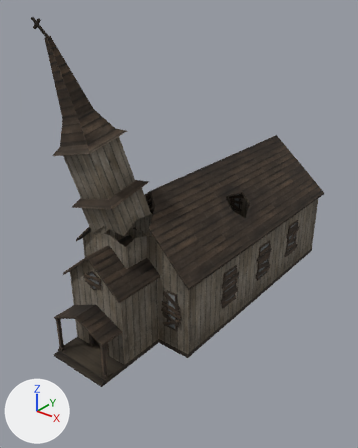
What one commit did to the FBX model Unity/Projekt_1/Assets/-FBX-/Church.fbx.
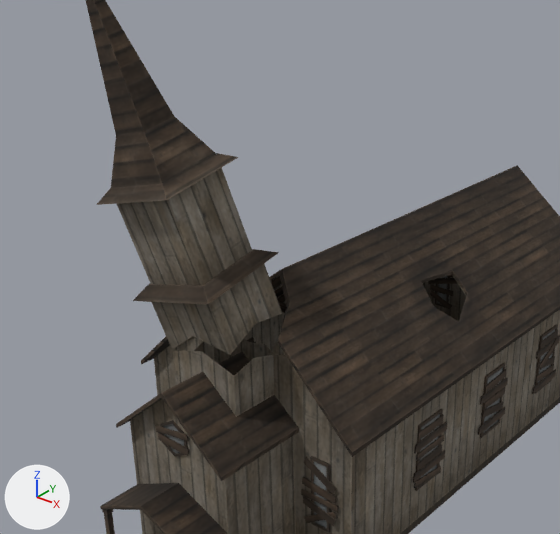
Old and new are each drawn whole from a 50 mm lens placed at (-13.8, 12.0, 17.9), pointed at (-30.0, 32.2, 5.4) and again close up on the part from 0% to 84% of the width and 10% to 74% of the height. Arrows for +X, +Y and +Z are at lower left; the lights stay in place. The older version's two pictures come first. Where no turn or scale is listed for an object, it has been applied to the vertices.

The first close-up shows 'Church_Broken'.
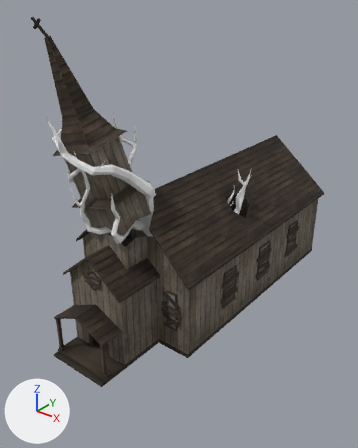
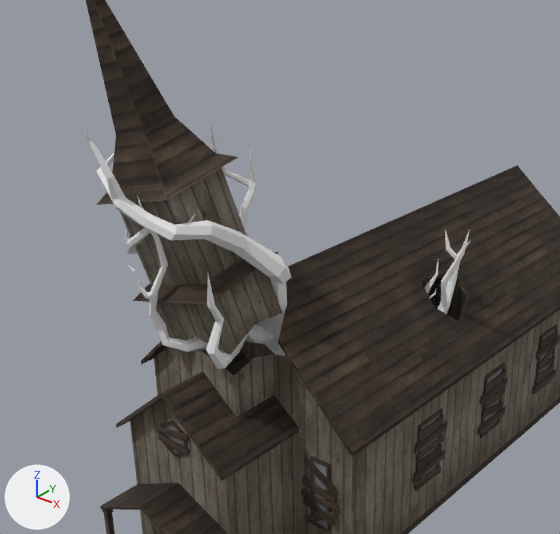
Pixel boxes [x1, y1, x2, y2] of what changed, in the close-ups (560 x 534 px):
'Tree_Church', added
    after: [84, 125, 471, 369]

The change in detail:
Material 'Tree-Bark_4k' (mat_tree_bark_4k) is new.
Its base color is (0.8, 0.8, 0.8) (white #e7e7e7).
Its roughness is 1.0.
Mesh me_circle_010 is new.
It has 1089 vertices, 1167 faces and spans x -3.04..4.0, y -5.78..5.02, z -0.15..12.66.
It uses material mat_tree_bark_4k (its picture is missing).
Object 'Tree_Church' (ob_tree_church) is new; it shows me_circle_010.
Its location is (-30.99, 30.75, 0.3).
